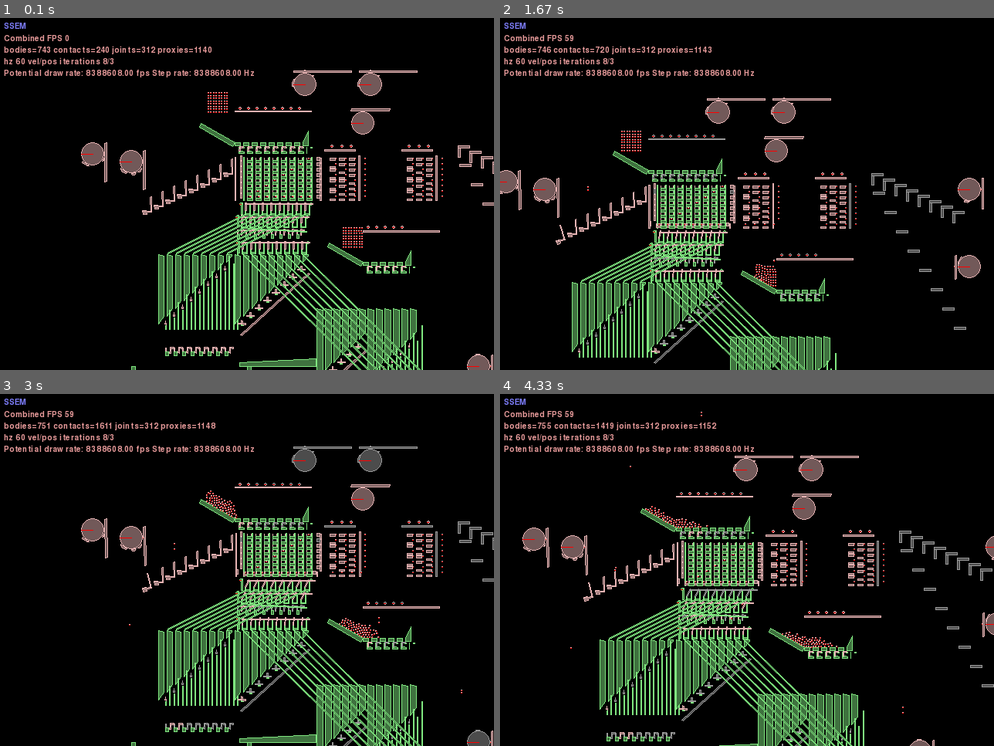
Above: before the commit, frames 1-4 (two rows, left to right).
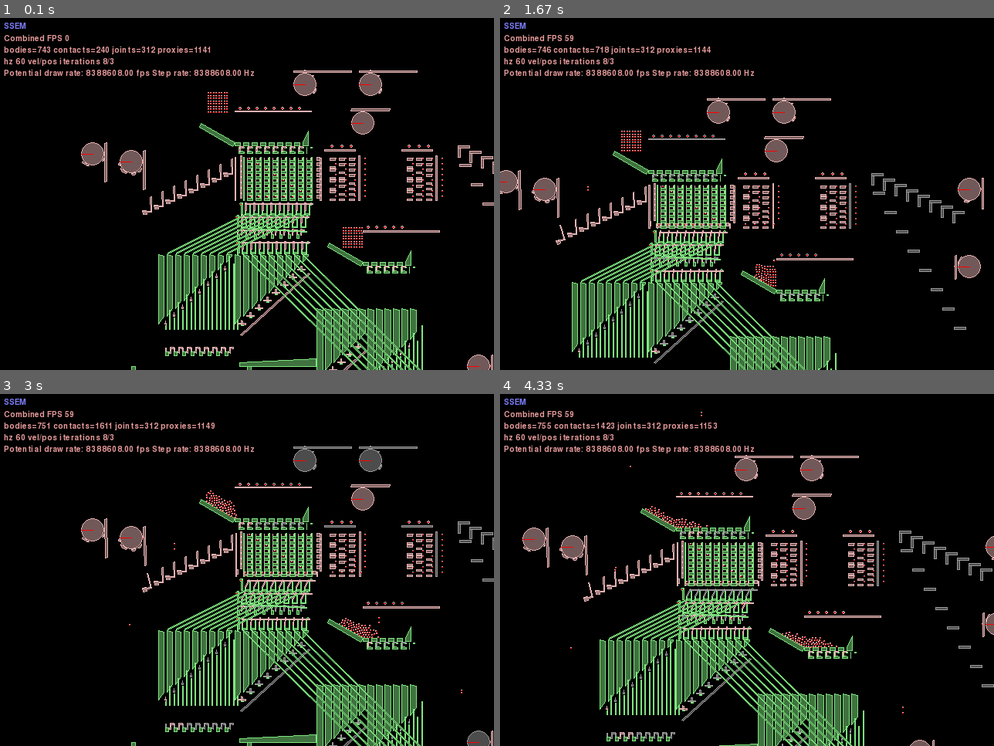
Above: after the commit, the same moments.

Repository: jmacarthur/box2d-ssem
Game: pygame game, started from main.py
The game is run twice, just before and just after one commit, with the same random seed, the same clock (stepped at 60 frames per second) and the same inputs.
Inputs (mouse positions are in pixels of both pictures, inside the frame that each line leads up to):
- Up to frame 1 (0.1 s): no input
- Up to frame 2 (1.67 s): hold Right 0.33-0.8 s; move the mouse to (727, 201) at 0.37 s; hold Up 0.83-1.13 s; move the mouse to (747, 208) at 0.87 s; tap Space at 0.9, 1.23, 1.53 s; hold Right 1.17-1.63 s; move the mouse to (628, 186) at 1.2 s
- Up to frame 3 (3 s): hold Left 1.67-2.2 s; move the mouse to (296, 643) at 1.7 s; tap Space at 1.73, 2.03, 2.3, 2.63, 2.93 s; hold Down 2.23-2.53 s; move the mouse to (93, 647) at 2.27 s; hold Left 2.57-2.97 s; move the mouse to (429, 689) at 2.6 s
- Up to frame 4 (4.33 s): hold Up 3-3.37 s; move the mouse to (806, 594) at 3.03 s; tap Space at 3.07, 3.47, 3.77, 4.13 s; hold Right 3.4-4.03 s; move the mouse to (756, 436) at 3.43 s; hold Down from 4.07 s (still down); move the mouse to (628, 489) at 4.1 s

The runs differ from the first frame. In frame 1, less than 0.1% of the frame differs, in the area x 23-98%, y 8-96%; in frame 2, 0.3%; in frame 3, 0.1%; in frame 4, 0.3%, in the area x 12-86%, y 7-99%.

Commit message:
Rearrange memory so LSB is on the left (this suits the subtractor)

Diff:
--- a/main.py
+++ b/main.py
@@ -28,6 +28,9 @@
 pitch = 22
 follower_spacing = 14
 
+# Program definition: Bottom 3 bits are instruction and top 5 are memory address.
+
+
 initial_memory = [ 0xFF, 0x2, 0x4, 0x8, 0x10, 0x20, 0x40, 0x80 ]
 
 bar_gate_raisers = False
@@ -35,6 +38,7 @@
 filters = [filter(groupIndex=1, categoryBits=0x0001, maskBits=0xFFFF),
            filter(groupIndex=2, categoryBits=0x0002, maskBits=0x0000),
            filter(groupIndex=3, categoryBits=0x0004, maskBits=0x0000)]
+
 class Memory (Framework):
     name = "SSEM"
 
@@ -633,7 +637,7 @@
         for x in range(0,8):
             for y in range(0,8):
                 if (initial_memory[y] & 1<<x):
-                    self.add_ball_bearing(self.memory_col0_x + pitch*x+2, self.memory_row0_y + 14*y+41, 0)
+                    self.add_ball_bearing(self.memory_col0_x + pitch*(7-x)+2, self.memory_row0_y + 14*y+41, 0)
 
     def __init__(self):
         super(Memory, self).__init__()
@@ -709,7 +713,7 @@
         self.distance_joint(follower_body, pc_injector_raiser)
 
         # Cam 2: Main memory selector lifter
-        follower_body = self.add_cam(150,300, groundBody, 150, bumps=[(0.1,0.02), (0.72, 0.1)])
+        follower_body = self.add_cam(150,300, groundBody, 150, bumps=[(0.1,0.02), (0.30, 0.05)])
         print("Attachemnt point on cam is {}".format(follower_body.attachment_point))
         self.distance_joint(follower_body, memory_selector_holdoff)
 
@@ -718,7 +722,7 @@
         self.distance_joint(follower_body, self.memory_returning_gate)
 
         # Cam 4: Memory holdoff (right side)
-        follower_body = self.add_cam(-300,100, groundBody, 100, horizontal=True, bumps=[(0.08,0.06), (0.18,0.04), (0.31,0.1)],axis_offset=-1)
+        follower_body = self.add_cam(-300,100, groundBody, 100, horizontal=True, bumps=[(0.08,0.06), (0.18,0.04), (0.31,0.1), (0.45,0.04)],axis_offset=-1)
         self.distance_joint(follower_body, memory_follower_holdoff)
 
         # Cam 5: Regenerator 1
@@ -730,7 +734,7 @@
         self.distance_joint(follower_body, diverter_3)
 
         # Cam 7: Instruction selector holdoff
-        follower_body = self.add_cam(320, 300, groundBody, 150, bumps=[(0.1,0.02),(0.72,0.1)])
+        follower_body = self.add_cam(320, 300, groundBody, 150, bumps=[(0.1,0.02),(0.30,0.05)])
         self.distance_joint(follower_body, instruction_selector_holdoff)
 
         # Cam 8: Sender eject.
@@ -738,7 +742,7 @@
         # regenerated data is written back, so we delay for a few
         # seconds here.  If gravity or timing changes, expect this to
         # break.
-        follower_body = self.add_cam(600, -430, groundBody, 80, bumps=[(0.70,0.06)], horizontal=True)
+        follower_body = self.add_cam(600, -430, groundBody, 80, bumps=[(0.30,0.02)], horizontal=True)
         self.distance_joint(follower_body, sender_eject)
 
 
